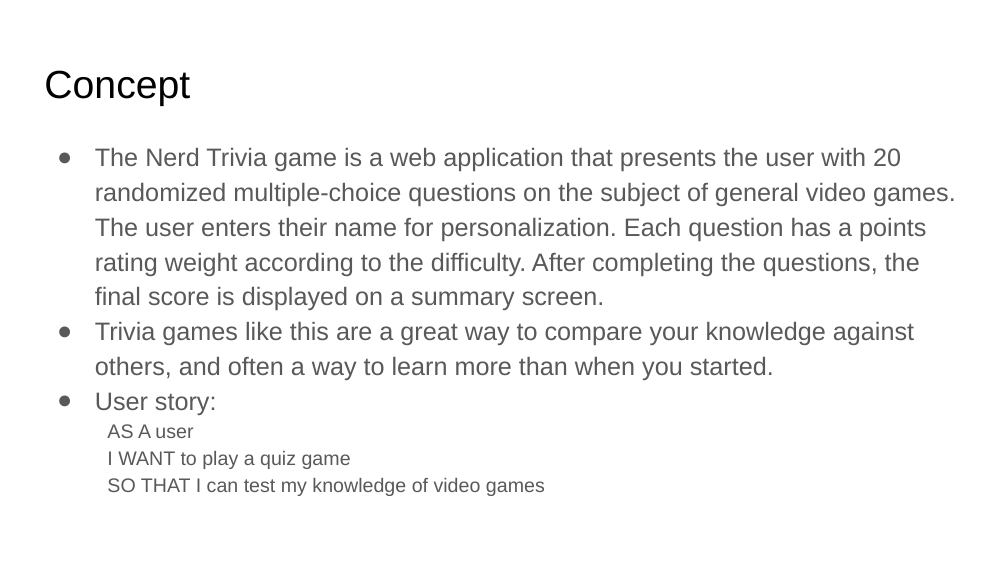
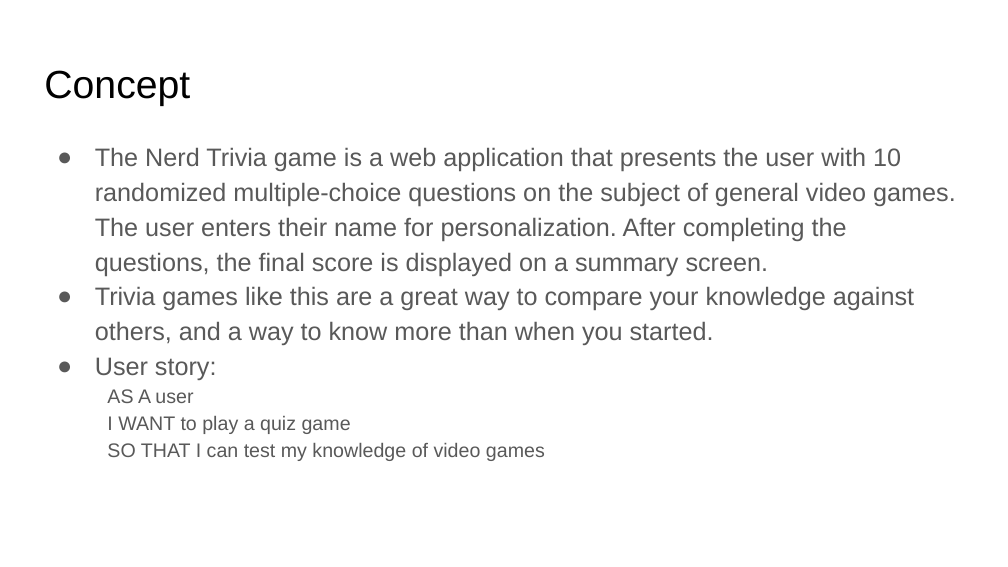
Before and after one commit to clintsrc/nerd-trivia, a slide deck: slide 3 of assets/slides/Project Presentation.pptx. Drawn at 1008x567 pixels with LibreOffice and Linux fonts; fonts in the diff are those of the drawing. Boxes give left, top, right and bottom in pixels: in the first picture for what was removed or moved away, otherwise in the second. Text is boxed around its words. In the diff, an @@ line names an element or a change of style, - is before the commit and + after.

```diff
--- a/assets/slides/Project Presentation.pptx
+++ b/assets/slides/Project Presentation.pptx
@@ text at (95,147,956,345): text changed @@
-● The Nerd Trivia game is a web application that presents the user with 20 randomized multiple-choice questions on the subject of general video games. The user enters their name for personalization. Each question has a points rating weight according to the difficulty. After completing the questions, the final score is displayed on a summary screen.
-● Trivia games like this are a great way to compare your knowledge against others, and often a way to learn more than when you started.
+● The Nerd Trivia game is a web application that presents the user with 10 randomized multiple-choice questions on the subject of general video games. The user enters their name for personalization. After completing the questions, the final score is displayed on a summary screen.
+● Trivia games like this are a great way to compare your knowledge against others, and a way to know more than when you started.
```
Also in this commit, not shown: 5 other slides changed, 3 slides added, 1 slide removed, 4 other files.
